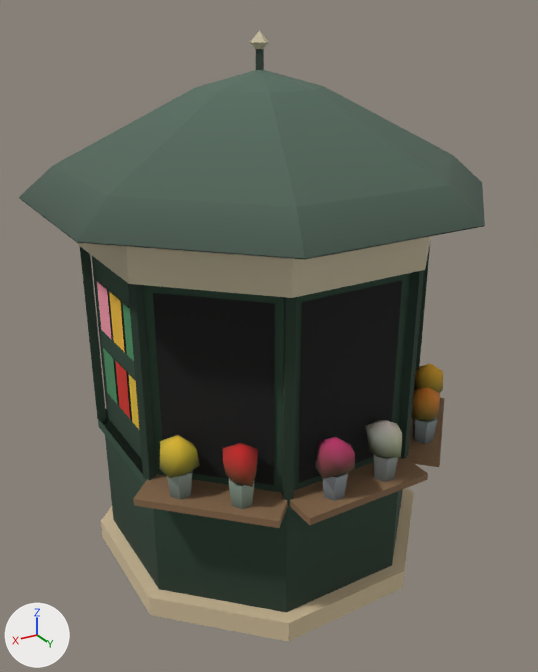
Renders of the glTF model games/yorimichi/assets/belmonte/meshes/SM_BM_BP_Kiosk.glb from each side of a commit.
One viewpoint serves both versions: a 50 mm camera at (2.57, 4.4, 3.87) aimed at (-0.01, 0.1, 1.72). The lights are fixed; the arrows at lower left show +X, +Y and +Z. The older version comes first. Vertices at exactly the same position are counted once.

Names of what the first picture shows: 'SM_BM_BP_Kiosk'.
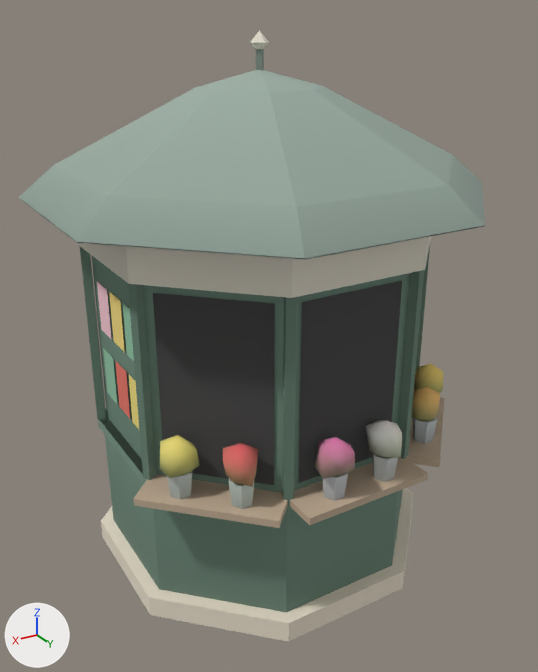
Pixel boxes [x1, y1, x2, y2] of what changed, in the pictures (538 x 672 px):
part 1 of me_sm_bp_kiosk, recoloured (lighter)
    both: [19, 30, 485, 642]

What changed in the scene script:
```text
Change me_sm_bp_kiosk:
    where me_sm_bp_kiosk.from_pydata(...)  # 511 vertices, 586 faces; spans x -1.48..1.48, y -1.48..1.48, z 0.0..3.79
    used by ob_sm_bm_bp_kiosk; location = (0.0, 0.0, 0.0)
    me_sm_bp_kiosk part 1: 586 faces centred in x -1.4..1.4, y -1.4..1.4, z 0.05..3.74 are repainted in the vertex colours, in many colours
```
